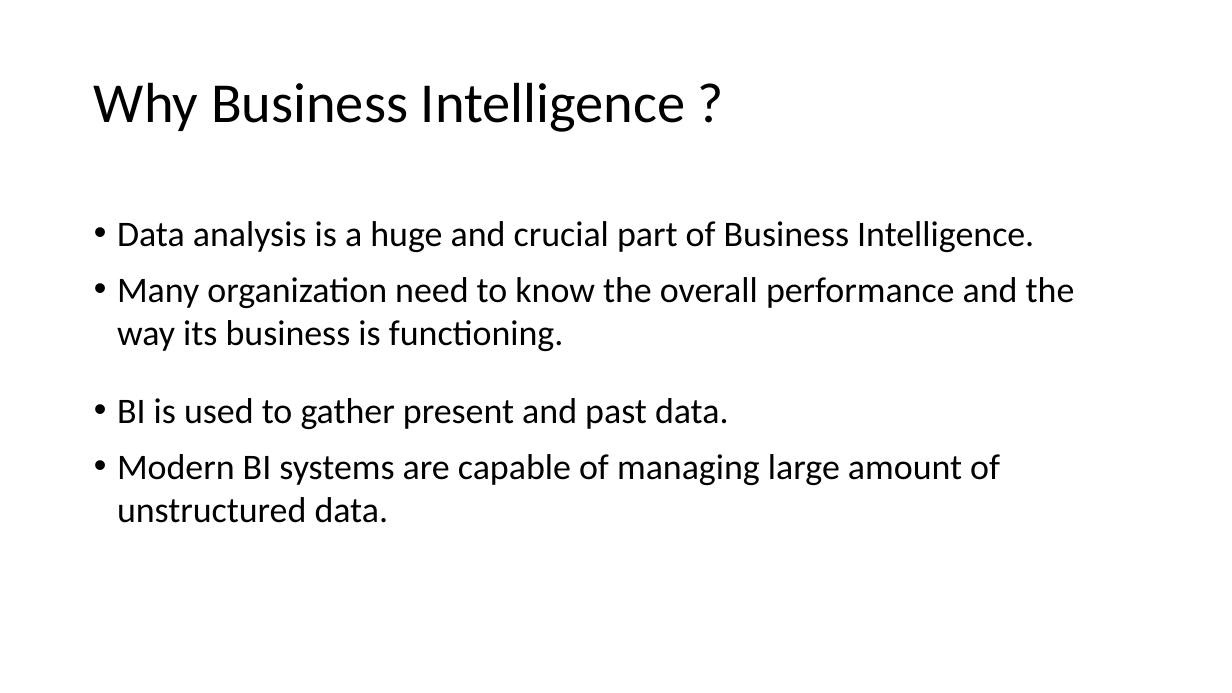
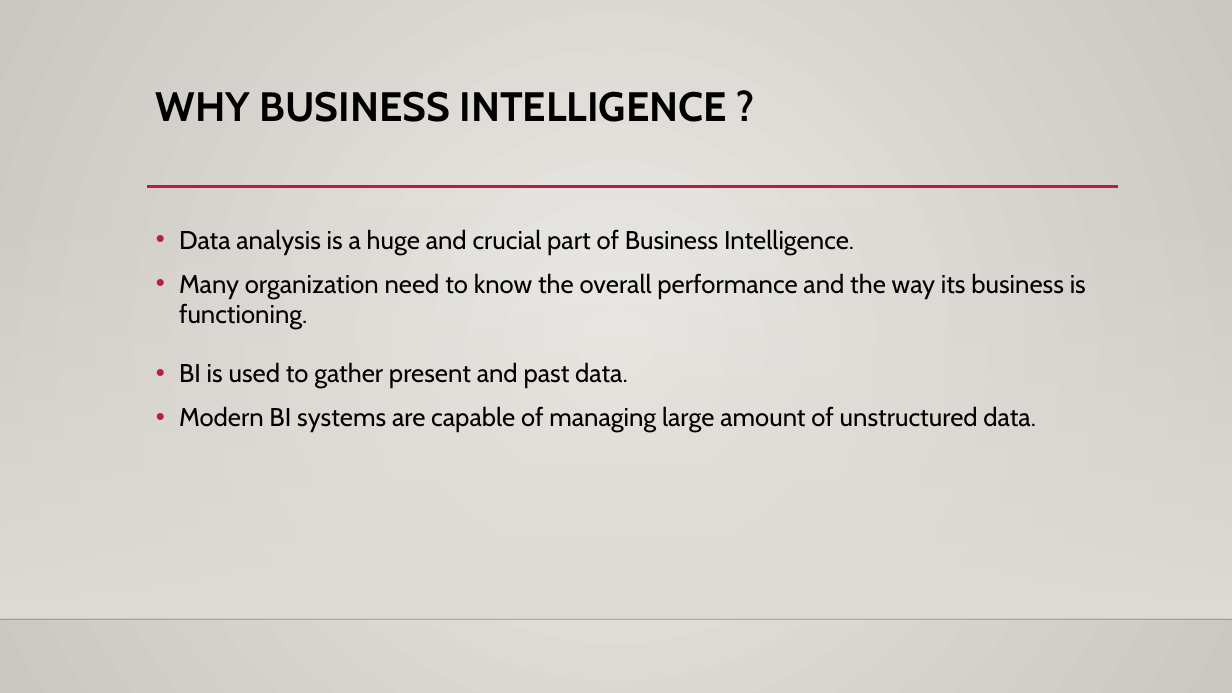
Before and after one commit to tomarprateek/ujl, a slide deck: slide 6 of Business Intelligence(BI).pptx (slide 5 before the commit). Drawn at 1232x693 pixels with LibreOffice and Linux fonts; fonts in the diff are those of the drawing; background and template pictures are left out. Boxes give left, top, right and bottom in pixels: in the first picture for what was removed or moved away, otherwise in the second. Text is boxed around its words. In the diff, an @@ line names an element or a change of style, - is before the commit and + after.

```diff
--- a/Business Intelligence(BI).pptx
+++ b/Business Intelligence(BI).pptx
@@ background #FFFFFF to gradient #ECEAE7 to #CAC7C1 @@
@@ title "WHY BUSINESS INTELLIGENCE ?" at [156, 91, 727, 122]: vertical alignment middle to top @@
@@ title at [156, 91, 727, 122]: text changed; size 44 to 32 pt; font Calibri to Cabin; bold on @@
-Why Business Intelligence ?
+WHY BUSINESS INTELLIGENCE ?
@@ rectangle added at [0, 204, 1232, 619], fill gradient #DFDBD5 @@
@@ text "Data analysis is a huge ...": place and size @@
-text "Data analysis is a huge ..." at [117, 221, 1075, 523]
+text "Data analysis is a huge ..." at [179, 229, 1086, 432]
@@ text "Data analysis is a huge ..." at [179, 229, 1086, 432]: size 28 to 20 pt, font Calibri to Cabin @@
@@ line added from (147, 187) to (1118, 187), #B71E42 2.5 pt @@
@@ line added from (0, 619) to (1232, 619), #000001 1 pt @@
```
Also in this commit, not shown: 4 other slides changed, 25 slides added, 1 slide removed.
